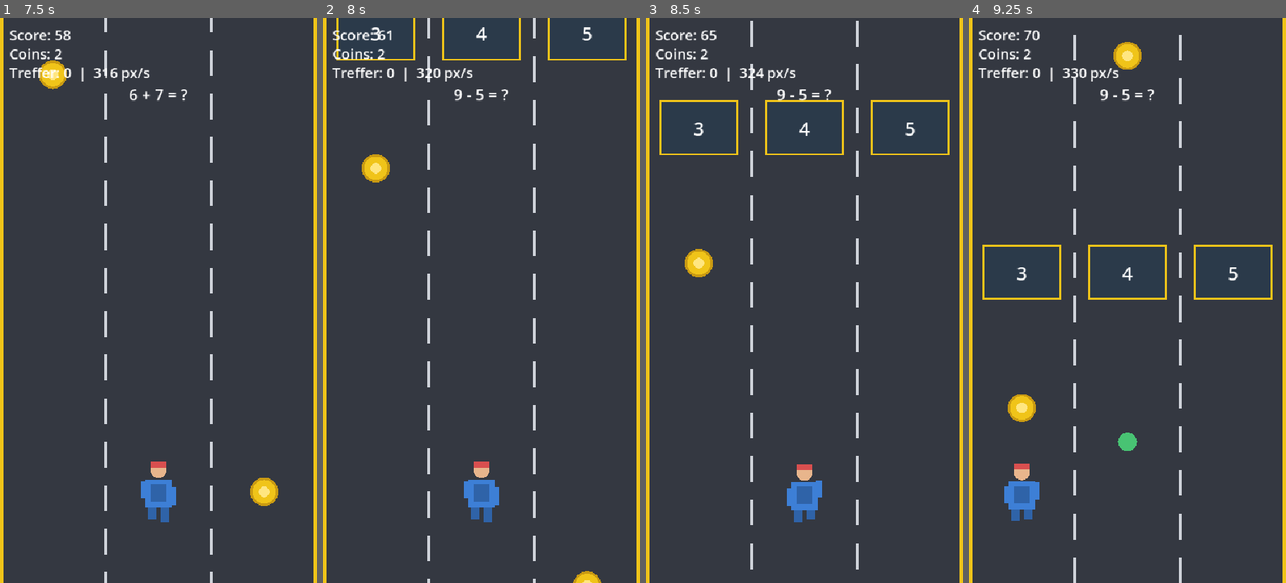
Above: before the commit, frames 1-4 (left to right).
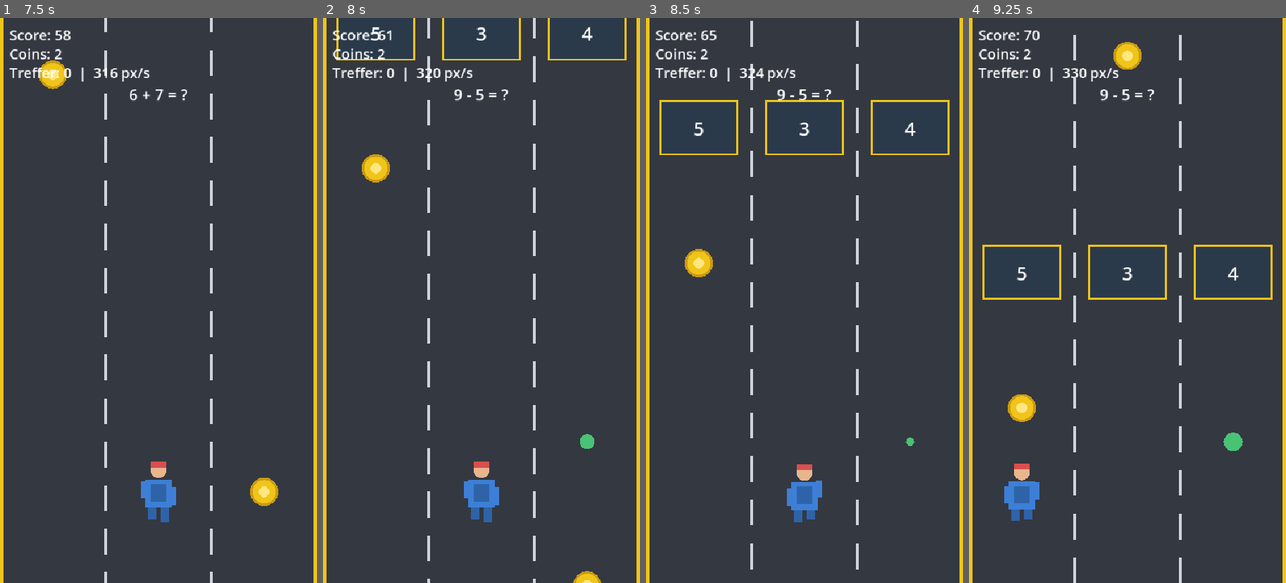
Above: after the commit, the same moments.

Repository: LauxThomas/AffectiveFlowAI_Engine
Game: Godot game, scene res://ui/main_menu.tscn
Two runs of this game, one before a commit and one after it. Both use one fixed random seed, a clock stepped at 60 frames per second and the inputs below.
Inputs (mouse positions are in pixels of both pictures, inside the frame that each line leads up to):
- Up to frame 1 (7.5 s): click "Play" at 0.5 s; tap Enter at 1.25 s; move the mouse to (228, 272) at 1.27 s; hold D 1.28-2 s; click (228, 272) at 1.42 s; drag from (95, 328) to (263, 492) at 2.02 s; move the mouse to (190, 176) at 2.77 s; hold D 2.78-3.5 s; drag from (142, 413) to (53, 357) at 3.52 s; move the mouse to (253, 385) at 4.27 s; hold A 4.28-5 s; drag from (63, 215) to (158, 164) at 5.02 s; move the mouse to (174, 300) at 5.77 s; hold A 5.78-6.5 s; click (174, 300) at 5.92 s; drag from (110, 159) to (263, 498) at 6.52 s; move the mouse to (228, 272) at 7.27 s; hold D from 7.28 s (still down)
- Up to frame 2 (8 s): keep holding D
- Up to frame 3 (8.5 s): release D at 8 s; drag from (741, 328) to (909, 34) at 8.02 s
- Up to frame 4 (9.25 s): move the mouse to (1159, 176) at 8.77 s; hold A from 8.78 s (still down)

Frame 1 is identical in both runs. In frame 2, 0.2% of the frame differs, in the area x 15-86%, y 1-77%; in frame 3, 0.2%; in frame 4, 0.4%, in the area x 15-87%, y 44-77%.

Commit message:
Fix stuck questions and always-center correct answer
Two real bugs, both from the same root pattern (data-shape assumptions
that only held for the sample content):

- _pick_next_question filtered candidates to an exact difficulty match
  BEFORE checking what's unseen. RuleBasedPolicy only moves the
  difficulty tier during sustained BOREDOM/OVERWHELM, never in normal
  FLOW play, so real sessions often get stuck at low difficulty - and
  the sample pack has only 2 questions tagged difficulty 0 ("3+4=?"/
  "9-5=?"). The previous anti-repeat bag was scoped to that same narrow
  pool, so it could alternate between the two but never surface anything
  else. Now the shuffled-bag runs over the whole pack first (guaranteeing
  every question surfaces before any repeat), with difficulty applied
  only as a preference within the not-yet-shown set.

- The correct answer's lane was just whatever slot it occupied in the
  pack's answers array - 6 of 8 sample questions have correct_index 1,
  so it visually always landed center. _spawn_answer_gate now shuffles a
  per-spawn lane permutation independent of the underlying data.

Verified by forcing _pick_next_question(0) twenty times in a row
(simulating the reported stuck-at-difficulty-0 scenario): all 8 distinct
questions appeared, and correct-answer lanes covered all 3 lanes across
the same draws. Clean import/export/runtime after reverting test
instrumentation.

Diff:
--- a/game/main.gd
+++ b/game/main.gd
@@ -160,30 +160,35 @@
 	c.collected.connect(_on_coin_collected)
 	add_child(c)
 
-# Shuffled-bag question selection: prefers the current difficulty tier
-# (falling back to the whole pack if none match), but never repeats a
-# question until every other one in that pool has been asked - a plain
-# pick_random() would happily draw the same 1-2 questions over and over
-# whenever the pool is small (e.g. the player stays in FLOW for a while,
-# so difficulty - and therefore the candidate pool - stays fixed).
+# Shuffled-bag question selection over the WHOLE pack: guarantees every
+# distinct question is shown before any repeat. Difficulty is a soft
+# preference applied only within the not-yet-shown set, never a hard
+# filter - an earlier version filtered candidates down to an exact
+# difficulty match first, which could shrink the pool to just 1-2
+# questions whenever the adaptation policy's difficulty tier got stuck
+# (RuleBasedPolicy only moves it while sustained in BOREDOM/OVERWHELM, not
+# FLOW, where most casual play sits) - so the player kept seeing the same
+# couple of questions and it read as "the questions never change."
 func _pick_next_question(difficulty: int) -> Dictionary:
-	var candidates: Array = _pack_items.filter(
+	var unseen: Array = _pack_items.filter(
 		func(item_variant: Variant) -> bool:
-			return typeof(item_variant) == TYPE_DICTIONARY and int((item_variant as Dictionary).get("difficulty", 0)) == difficulty
-	)
-	var pool: Array = candidates if not candidates.is_empty() else _pack_items
-	var unseen: Array = pool.filter(
-		func(item_variant: Variant) -> bool:
-			return not _asked_questions.has(String((item_variant as Dictionary).get("question", "")))
+			return typeof(item_variant) == TYPE_DICTIONARY and not _asked_questions.has(String((item_variant as Dictionary).get("question", "")))
 	)
 	if unseen.is_empty():
 		var last_question: String = _asked_questions.back() if not _asked_questions.is_empty() else ""
 		_asked_questions.clear()
-		unseen = pool.filter(
+		unseen = _pack_items.filter(
 			func(item_variant: Variant) -> bool:
-				return String((item_variant as Dictionary).get("question", "")) != last_question
-		) if pool.size() > 1 else pool
-	var chosen_variant: Variant = unseen.pick_random()
+				return typeof(item_variant) == TYPE_DICTIONARY and String((item_variant as Dictionary).get("question", "")) != last_question
+		) if _pack_items.size() > 1 else _pack_items
+
+	var matched: Array = unseen.filter(
+		func(item_variant: Variant) -> bool:
+			return int((item_variant as Dictionary).get("difficulty", 0)) == difficulty
+	)
+	var pool: Array = matched if not matched.is_empty() else unseen
+
+	var chosen_variant: Variant = pool.pick_random()
 	if typeof(chosen_variant) != TYPE_DICTIONARY:
 		return {}
 	var chosen: Dictionary = chosen_variant as Dictionary
@@ -204,12 +209,20 @@
 	var question_id: String = String(item.get("question", ""))
 	var question_start_usec := Time.get_ticks_usec()
 
+	# Randomize which lane each answer lands in every spawn - otherwise the
+	# correct answer's on-screen position is just whatever slot the content
+	# author happened to type it into (in the sample pack, that was lane 1
+	# for most questions), which a player would quickly learn to exploit.
+	var lane_order: Array[int] = [0, 1, 2]
+	lane_order.shuffle()
+
 	# Deliberate divergence from the obstacle fairness invariant: an
 	# answer-gate covers ALL lanes (every lane holds one token), so the
 	# player always answers something. Do not "fix" this into a free lane.
 	for lane in range(LANE_COUNT):
+		var source_slot: int = lane_order[lane]
 		var token := ANSWER_TOKEN.instantiate() as AnswerToken
-		token.setup(String(answer_list[lane]), lane == correct_index, question_id, question_start_usec)
+		token.setup(String(answer_list[source_slot]), source_slot == correct_index, question_id, question_start_usec)
 		token.position = Vector2(_lanes[lane], -60.0)
 		token.add_to_group("scroll")
 		token.add_to_group("decision_zone")
@@ -217,7 +230,7 @@
 		add_child(token)
 
 	question_label.text = question_id
-	_hint_free_lane = correct_index   # reuses the existing hint beacon mechanism
+	_hint_free_lane = lane_order.find(correct_index)   # reuses the existing hint beacon mechanism
 	# keep obstacles/coins out of this gate's immediate footprint
 	_dist_ob = maxf(_dist_ob, GATE_CLEARANCE_PX)
 	_dist_coin = maxf(_dist_coin, GATE_CLEARANCE_PX)
Not shown, changed: docs/MVP_SPEC.md
